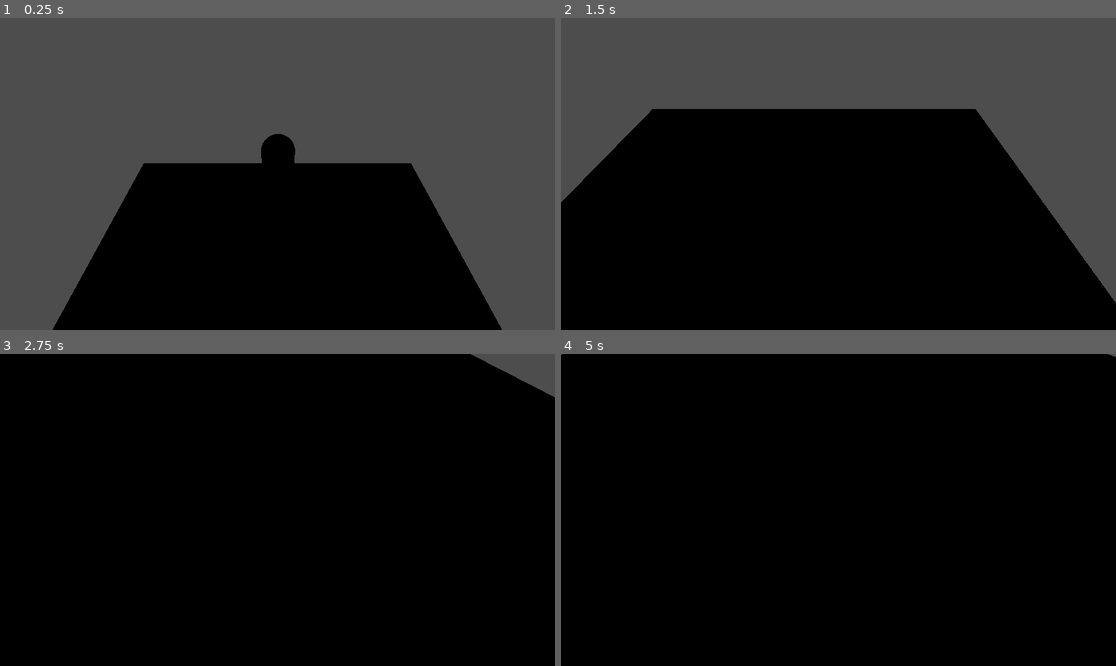
Above: before the commit, frames 1-4 (two rows, left to right).
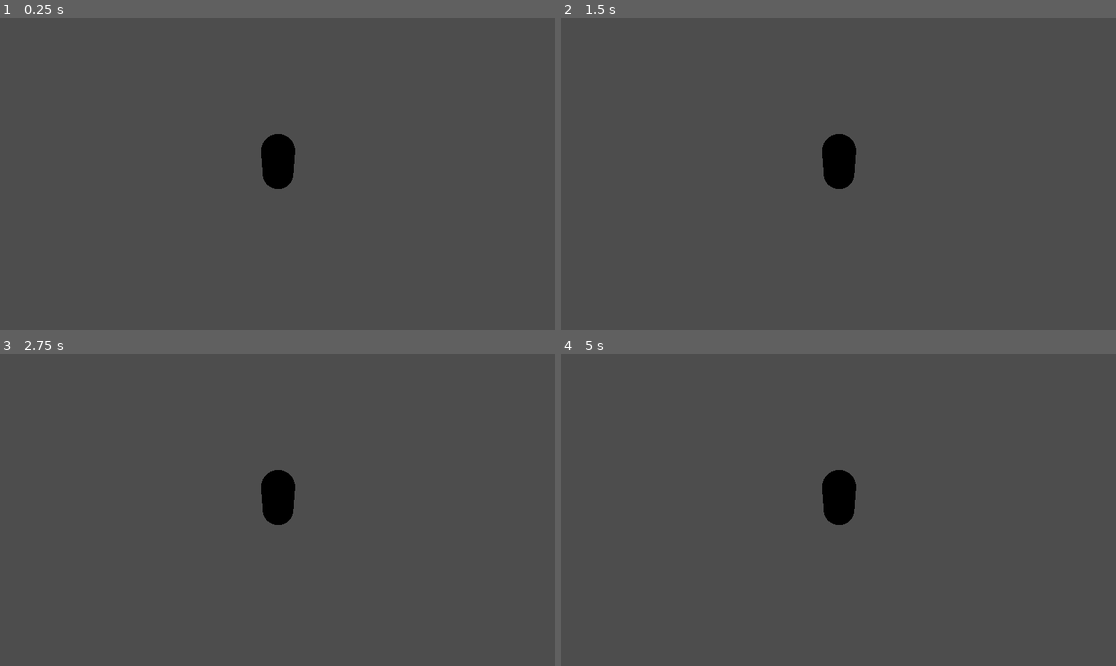
Above: after the commit, the same moments.

Repository: wifi-cmd/godot-4-gooble-galaxy
Game: Godot game, scene res://World.tscn
Two runs of this game, one before a commit and one after it. Both use one fixed random seed, a clock stepped at 60 frames per second and the inputs below.
Inputs:
- Up to frame 1 (0.25 s): no input
- Up to frame 2 (1.5 s): hold Right (ui_right) 0.53-1.28 s; hold Down (ui_down) from 1.28 s (still down)
- Up to frame 3 (2.75 s): release Down (ui_down) at 2.03 s; hold Right (ui_right) from 2.03 s (still down)
- Up to frame 4 (5 s): release Right (ui_right) at 2.78 s; hold Up (ui_up) 2.78-3.53 s; tap Enter at 3.5 s; hold Left (ui_left) from 3.53 s (still down)

The runs differ from the first frame. In frame 1, 34% of the frame differs, in the area x 9-91%, y 46-100%; in frame 2, 60%; in frame 3, 98%; in frame 4, 99%, in the area x 0-100%, y 0-100%.

Commit message:
added branch

Diff:
--- a/World.tscn
+++ b/World.tscn
@@ -1,30 +1,8 @@
-[gd_scene load_steps=6 format=3 uid="uid://bxnrnduoouo7x"]
+[gd_scene load_steps=2 format=3 uid="uid://bxnrnduoouo7x"]
 
 [ext_resource type="PackedScene" uid="uid://cvgrf6onixlk6" path="res://gooble.tscn" id="1_6ppsk"]
-[ext_resource type="Texture2D" uid="uid://dovlve03llgdq" path="res://Textures/Grasstest.png" id="2_w446m"]
-
-[sub_resource type="BoxMesh" id="BoxMesh_k7s3e"]
-size = Vector3(50, 1, 50)
-
-[sub_resource type="StandardMaterial3D" id="StandardMaterial3D_dp4i0"]
-albedo_texture = ExtResource("2_w446m")
-uv1_scale = Vector3(50, 50, 50)
-texture_filter = 0
-
-[sub_resource type="ConcavePolygonShape3D" id="ConcavePolygonShape3D_8wdb3"]
-data = PackedVector3Array(-25, 0.5, 25, 25, 0.5, 25, -25, -0.5, 25, 25, 0.5, 25, 25, -0.5, 25, -25, -0.5, 25, 25, 0.5, -25, -25, 0.5, -25, 25, -0.5, -25, -25, 0.5, -25, -25, -0.5, -25, 25, -0.5, -25, 25, 0.5, 25, 25, 0.5, -25, 25, -0.5, 25, 25, 0.5, -25, 25, -0.5, -25, 25, -0.5, 25, -25, 0.5, -25, -25, 0.5, 25, -25, -0.5, -25, -25, 0.5, 25, -25, -0.5, 25, -25, -0.5, -25, 25, 0.5, 25, -25, 0.5, 25, 25, 0.5, -25, -25, 0.5, 25, -25, 0.5, -25, 25, 0.5, -25, -25, -0.5, 25, 25, -0.5, 25, -25, -0.5, -25, 25, -0.5, 25, 25, -0.5, -25, -25, -0.5, -25)
 
 [node name="Node3D" type="Node3D"]
 
 [node name="Gooble" parent="." instance=ExtResource("1_6ppsk")]
 transform = Transform3D(1, 0, 0, 0, 1, 0, 0, 0, 1, 0.0387831, 26.1475, -0.141087)
-
-[node name="MeshInstance3D" type="MeshInstance3D" parent="."]
-mesh = SubResource("BoxMesh_k7s3e")
-skeleton = NodePath("")
-surface_material_override/0 = SubResource("StandardMaterial3D_dp4i0")
-
-[node name="StaticBody3D" type="StaticBody3D" parent="MeshInstance3D"]
-
-[node name="CollisionShape3D" type="CollisionShape3D" parent="MeshInstance3D/StaticBody3D"]
-shape = SubResource("ConcavePolygonShape3D_8wdb3")
